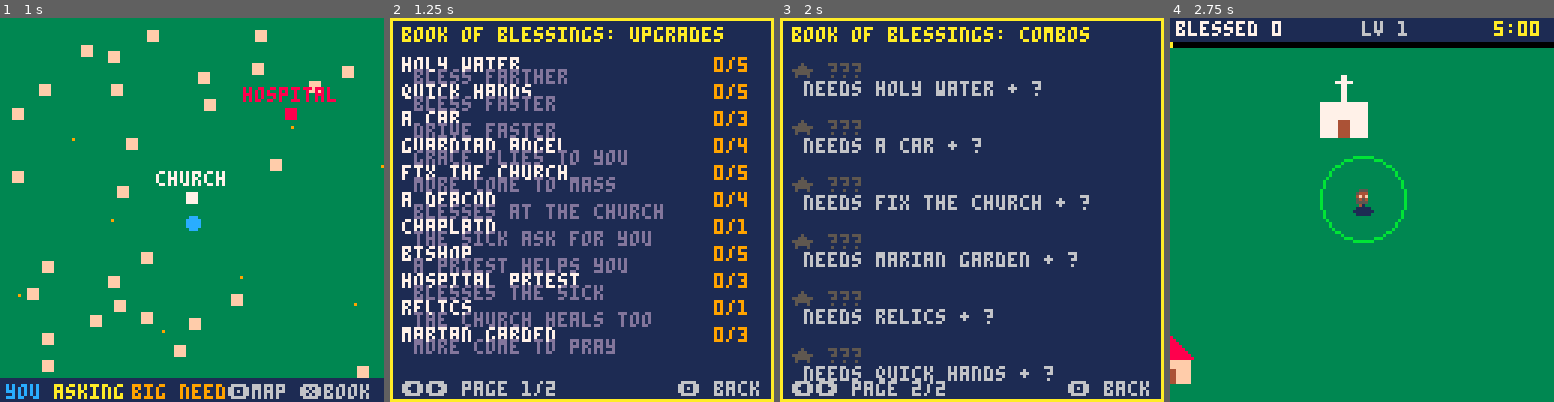
Above: before the commit, frames 1-4 (left to right).
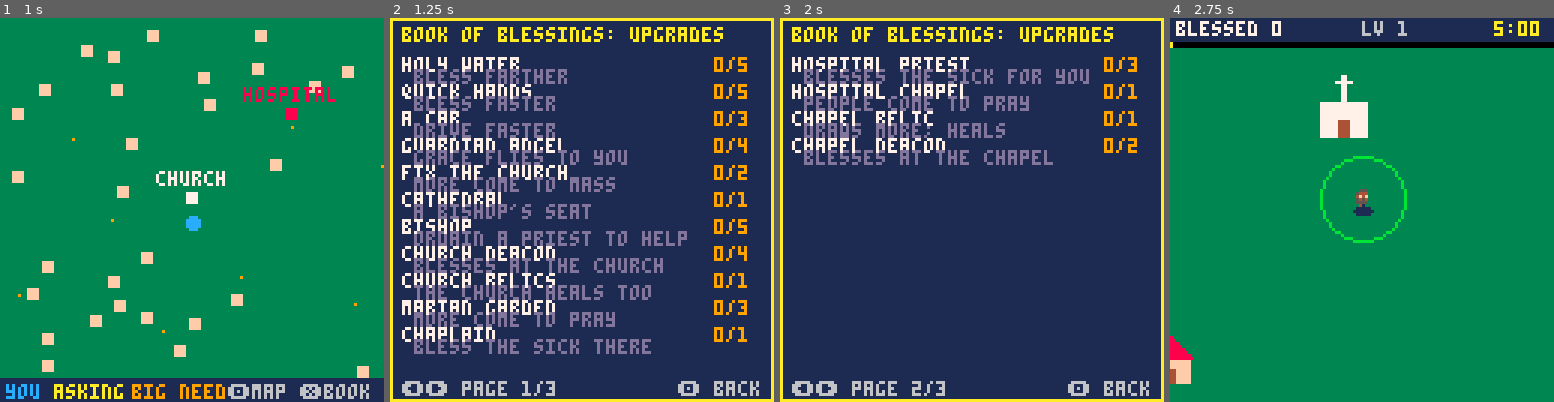
Above: after the commit, the same moments.

Repository: shalone86/sdcourses
Game: PICO-8 cartridge game/blessed.p8
Same seed, same stepped clock (60 frames per second), same inputs: the game is played once before the commit and once after it.
Inputs:
- Up to frame 1 (1 s): tap X (X key) at 0.33 s; tap O (Z key) at 0.7 s
- Up to frame 2 (1.25 s): tap X (X key) at 1.07 s
- Up to frame 3 (2 s): hold Right from 1.6 s (still down); tap O (Z key) at 1.7 s; tap X (X key) at 1.85 s
- Up to frame 4 (2.75 s): release Right at 2.1 s; tap O (Z key) at 2.1, 2.5 s; hold Up 2.15-2.42 s; hold Right from 2.47 s (still down)

Frame 1 is identical in both runs. In frame 2, 7.9% of the frame differs, in the area x 3-93%, y 39-98%; in frame 3, 13%, in the area x 3-93%, y 2-98%; in frame 4, nothing differs.

Commit message:
Blessed!: church levels to a cathedral, then bishop; the hospital's sick count and its own path
Church: fix it twice, then the cathedral (a bishop's seat) unlocks the
bishop. Hospital: a number of sick grows all day; as chaplain you bless
them by standing near (past 9 they count as missed); then a hospital
priest (no bishop needed), a chapel beside the hospital that draws
people from town, a chapel relic and chapel deacons. The cathedral combo
is now cathedral chapter. The book has three pages. Donations and the
coffee shop are saved in IDEAS.md.

Co-Authored-By: Claude Opus 5.5 <noreply@anthropic.com>
Claude-Session: https://claude.ai/code/session_014A5HNbCtgPJAi8nNk3cpQw

Diff:
--- a/game/blessed.p8
+++ b/game/blessed.p8
@@ -21,6 +21,7 @@
 s_decor={40,41,42,43,44,45}
 -- 16x16 buildings
 s_house=48 s_church=50 s_hosp=52
+s_chapel=54
 
 world=512   -- town size in pixels
             -- (it wraps around)
@@ -29,6 +30,7 @@
             -- each person missed
 church_x,church_y=248,232
 hosp_x,hosp_y=380,120
+chapel_x,chapel_y=356,120 -- beside the hospital
 
 -- @parts (npm run pico8 writes this from game/sprites.json)
 parts={[1]="clothes",[4]="skin",[5]="hair",[15]="eyes"}
@@ -60,8 +62,13 @@
  people={} fx={} drops={}
  helpers={} graces={} items={}
  deacons=0 church=0 dcd=0
- chap=false bishop=false
+ chap=false bishop=false cath=false
  relics=false garden=0 pow=1
+ -- the hospital: a number of sick
+ -- people that grows all day
+ hosp_need=0 hosp_priests=0
+ chapel=false chapel_relic=false
+ chapel_deacons=0 ccd=0
  -- grace left at the church and
  -- hospital waits there for you
  church_pile=0 hosp_pile=0
@@ -96,23 +103,43 @@
   f=function() p.spd+=0.4 end},
  {n="guardian angel",d="grace flies to you",max=4,
   f=function() p.mag+=10 end},
- {n="fix the church",d="more come to mass",max=5,
+ -- the church path: fix it twice,
+ -- then it becomes a cathedral,
+ -- the bishop's church
+ {n="fix the church",d="more come to mass",max=2,
   f=function() church+=1 end},
- {n="a deacon",d="blesses at the church",max=4,
+ {n="cathedral",d="a bishop's seat",max=1,
+  ok=function() return church>=2 end,
+  f=function() church=3 cath=true end},
+ {n="bishop",d="ordain a priest to help",max=5,
+  ok=function() return cath end,
+  f=function() bishop=true add_helper(false) end},
+ {n="church deacon",d="blesses at the church",max=4,
   f=function() deacons+=1 end},
- {n="chaplain",d="the sick ask for you",max=1,
-  f=function() chap=true end},
- {n="bishop",d="a priest helps you",max=5,
-  f=function() bishop=true add_helper(false) end},
- {n="hospital priest",d="blesses the sick",max=3,
-  ok=function() return bishop and chap end,
-  f=function() add_helper(true) end},
- {n="relics",d="the church heals too",max=1,
+ {n="church relics",d="the church heals too",max=1,
   ok=function() return church>0 end,
   f=function() relics=true end},
  {n="marian garden",d="more come to pray",max=3,
   ok=function() return church>0 end,
   f=function() garden+=1 end},
+ -- the hospital path
+ {n="chaplain",d="bless the sick there",max=1,
+  f=function() chap=true end},
+ {n="hospital priest",d="blesses the sick for you",max=3,
+  ok=function() return chap end,
+  f=function() hosp_priests+=1 add_helper(true) end},
+ {n="hospital chapel",d="people come to pray",max=1,
+  ok=function() return hosp_priests>0 end,
+  f=function()
+   chapel=true
+   add(bldg,{x=chapel_x,y=chapel_y,s=s_chapel,k="chapel"})
+  end},
+ {n="chapel relic",d="draws more; heals",max=1,
+  ok=function() return chapel end,
+  f=function() chapel_relic=true end},
+ {n="chapel deacon",d="blesses at the chapel",max=2,
+  ok=function() return chapel end,
+  f=function() chapel_deacons+=1 end},
 }
 
 function l(n) return lv[n] or 0 end
@@ -129,13 +156,13 @@
  {n="parish van",r="a car 2 + guardian angel 2",h="a car",d="priests ride, angel x2",
   ok=function() return l("a car")>=2 and l("guardian angel")>=2 end,
   f=function() van=true p.mag*=2 end},
- {n="cathedral",r="fix the church 3 + bishop",h="fix the church",d="church grace comes to you",
-  ok=function() return church>=3 and bishop end,
-  f=function() cathedral=true end},
- {n="rosary group",r="marian garden + 2 deacons",h="marian garden",d="all grace comes, often",
+ {n="cathedral chapter",r="cathedral + bishop",h="cathedral",d="church grace comes to you",
+  ok=function() return bishop end,
+  f=function() chapter=true end},
+ {n="rosary group",r="marian garden + 2 church deacons",h="marian garden",d="all grace comes, often",
   ok=function() return garden>0 and deacons>=2 end,
   f=function() rosary_group=true end},
- {n="healing relics",r="relics + chaplain",h="relics",d="the hospital heals too",
+ {n="healing relics",r="church relics + chaplain",h="church relics",d="the hospital heals too",
   ok=function() return relics and chap end,
   f=function() hosp_relic=true end},
  {n="house calls",r="a car + quick hands 2",h="quick hands",d="house blessings take half",
@@ -188,6 +215,7 @@
 
 function free(x,y)
  if abs(x-256)<40 and abs(y-260)<40 then return false end
+ if abs(x-chapel_x)<32 and abs(y-chapel_y)<32 then return false end
  for b in all(bldg) do
   if abs(b.x-x)<32 and abs(b.y-y)<32 then return false end
  end
@@ -308,9 +336,25 @@
  q.ty=church_y+19+rnd(12)
 end
 
-function spawn_sick()
- local q=person(hosp_x-6+rnd(28),hosp_y+19+rnd(8),"sick")
- q.wait=1200+rnd(300)
+-- with a chapel, people walk to the
+-- hospital to pray and be blessed
+function spawn_chapel()
+ local b=rnd(bldg)
+ local q=person(b.x+8,b.y+18,"chapel")
+ q.tx=chapel_x-6+rnd(28)
+ q.ty=chapel_y+19+rnd(10)
+end
+
+-- the sick in the hospital: one
+-- blessing makes the number 1 less
+function heal(n)
+ n=min(n,hosp_need)
+ if n<=0 then return end
+ hosp_need-=n score+=n
+ hosp_pile+=n
+ splash(hosp_x+8,hosp_y+8,10)
+ add(fx,{x=hosp_x+8,y=hosp_y-4,t=20,s="\143",c=10})
+ sfx(0)
 end
 
 -- one blessing for one person
@@ -446,7 +490,8 @@
   return
  end
  if state=="book" then
-  if btnp(0) or btnp(1) then page=3-page end
+  if btnp(0) then page=(page-2)%3+1 end
+  if btnp(1) then page=page%3+1 end
   if btnp(4) or btnp(5) then state=book_from end
   return
  end
@@ -503,7 +548,17 @@
  if t%max(10,40-t\900)==0 then spawn_walker() end
  if t%240==0 then spawn_home() end
  if t%max(20,150-church*20-garden*20)==0 then spawn_church() end
- if chap and t%180==0 then spawn_sick() end
+ -- the sick: more as the day goes on.
+ -- once you're chaplain, the ones
+ -- past 9 count as missed
+ if t%max(60,150-t\60)==0 then
+  if hosp_need<9 then hosp_need+=1
+  elseif chap then
+   missed+=1 t+=miss_cost*30 sfx(4)
+   add(fx,{x=hosp_x+8,y=hosp_y-4,t=30,s="-"..miss_cost.."s",c=8})
+  end
+ end
+ if chapel and t%(chapel_relic and 70 or 140)==0 then spawn_chapel() end
  -- a big need about every 45 s
  if t%1350==600 then spawn_event() end
  if t%450==0 then
@@ -514,20 +569,20 @@
  -- go to mass; the rest stay put
  for q in all(people) do
   local tx,ty=p.x,p.y
-  if q.k=="church" then tx,ty=q.tx,q.ty end
-  if q.k=="walk" or q.k=="church" then
+  if q.tx then tx,ty=q.tx,q.ty end
+  if q.k=="walk" or q.tx then
    if not near(q.x,q.y,tx,ty,6) then
     local a=atan2(wd(tx,q.x),wd(ty,q.y))
     q.x=(q.x+cos(a)*q.spd)%world
     q.y=(q.y+sin(a)*q.spd)%world
     q.fl=cos(a)<0
-   elseif q.k=="church" then
+   elseif q.tx then
     q.there=true
    end
   end
   -- churchgoers start waiting
-  -- once they're at church
-  if q.k!="church" or q.there then q.wait-=1 end
+  -- once they're there
+  if not q.tx or q.there then q.wait-=1 end
   if q.wait<=0 then miss(q) end
  end
 
@@ -537,6 +592,20 @@
   p.cd=p.rate
   splash(p.x,p.y-4,p.r)
   bless(p.x,p.y-4,p.r)
+  -- at the hospital, as chaplain
+  if chap and near(p.x,p.y,hosp_x+8,hosp_y+20,p.r+14) then
+   heal(pow)
+  end
+ end
+
+ -- chapel deacons
+ if chapel_deacons>0 then
+  ccd-=1
+  if ccd<=0 then
+   ccd=max(20,70-chapel_deacons*20)
+   splash(chapel_x+8,chapel_y+24,22)
+   bless(chapel_x+8,chapel_y+24,24,"chapel")
+  end
  end
 
  -- deacons bless at the church
@@ -554,7 +623,8 @@
  -- the combo, the hospital) heals
  if t%120==0 then
   if relics then bless(church_x+8,church_y+22,24,"church") end
-  if hosp_relic then bless(hosp_x+8,hosp_y+22,24,"sick") end
+  if chapel_relic then bless(chapel_x+8,chapel_y+24,24,"chapel") end
+  if hosp_relic then heal(1) end
  end
  if rosary_group and t%900==0 then
   for g in all(graces) do g.pull=true end
@@ -562,7 +632,7 @@
  end
 
  -- piles: go there to collect them
- if cathedral or near(p.x,p.y,church_x+8,church_y+24,22) then
+ if chapter or near(p.x,p.y,church_x+8,church_y+24,22) then
   if church_pile>0 then xp+=church_pile church_pile=0 sfx(1) end
  end
  if hosp_relic or near(p.x,p.y,hosp_x+8,hosp_y+24,22) then
@@ -601,16 +671,28 @@
 end
 
 -- the bishop's priests: one person
--- or one grace at a time. town
--- priests stay on your screen;
--- hospital priests stay there.
+-- or one grace at a time, and they
+-- stay on your screen. hospital
+-- priests stay there and bless
+-- the sick.
 function helper(h)
+ if h.hosp then
+  local tx,ty=hosp_x+8+h.ox/2,hosp_y+22
+  if not near(h.x,h.y,tx,ty,3) then
+   local a=atan2(wd(tx,h.x),wd(ty,h.y))
+   h.x=(h.x+cos(a)*1.5)%world h.y=(h.y+sin(a)*1.5)%world
+   h.fl=cos(a)<0
+  else
+   h.cd-=1
+   if h.cd<=0 and hosp_need>0 then h.cd=60 heal(1) end
+  end
+  return
+ end
  local cx,cy,range=p.x,p.y,60
  if h.hosp then cx,cy,range=hosp_x+8,hosp_y+22,30 end
  local tg,best=nil,999
  for q in all(people) do
-  if (not h.hosp or q.k=="sick")
-   and abs(wd(q.x,cx))<range and abs(wd(q.y,cy))<range then
+  if abs(wd(q.x,cx))<range and abs(wd(q.y,cy))<range then
    local d=abs(wd(q.x,h.x))+abs(wd(q.y,h.y))
    if d<best then tg,best=q,d end
   end
@@ -680,7 +762,11 @@
 
 function shape(b)
  local x,y=b.x,b.y
- if b.k=="church" then
+ if b.k=="chapel" then
+  rectfill(x+3,y+8,x+12,y+15,7)
+  rectfill(x+7,y+2,x+8,y+8,7)
+  line(x+5,y+4,x+10,y+4,7)
+ elseif b.k=="church" then
   rectfill(x,y+4,x+15,y+15,7)
   rectfill(x+7,y-5,x+8,y+4,7)
   line(x+5,y-3,x+10,y-3,7)
@@ -724,7 +810,7 @@
   if b.s then
    local c=15
    if b.k=="church" then c=7
-   elseif b.k=="hosp" then c=8 end
+   elseif b.k=="hosp" or b.k=="chapel" then c=8 end
    rectfill(b.x/4,b.y/4,b.x/4+3,b.y/4+3,c)
   end
  end
@@ -741,6 +827,7 @@
  -- grace waiting at each
  if church_pile>0 then print(church_pile,church_x/4+5,church_y/4,10) end
  if hosp_pile>0 then print(hosp_pile,hosp_x/4+5,hosp_y/4,10) end
+ if hosp_need>0 then print("+"..hosp_need,hosp_x/4-2,hosp_y/4+6,chap and 8 or 5) end
  circfill(p.x/4,p.y/4,2,t%10<5 and 12 or 7)
  rectfill(0,120,127,127,1)
  print("you",2,122,12)
@@ -755,11 +842,11 @@
 function draw_book()
  cls(1)
  rect(0,0,127,127,10)
- if page==1 then
+ if page<3 then
   print("book of blessings: upgrades",4,3,10)
-  for i=1,#ups do
+  for i=page*11-10,min(#ups,page*11) do
    local u=ups[i]
-   local y=4+i*9
+   local y=4+(i-page*11+11)*9
    print(u.n,4,y,7)
    print(l(u.n).."/"..u.max,108,y,9)
    print(u.d,8,y+4,13)
@@ -780,7 +867,7 @@
    end
   end
  end
- print("\139\145 page "..page.."/2",4,121,6)
+ print("\139\145 page "..page.."/3",4,121,6)
  print("\142 back",96,121,6)
 end
 
@@ -816,6 +903,16 @@
   print(church_pile,church_x+12,church_y+24,10)
  end
  at(hosp_x,hosp_y)
+ -- how many sick need a blessing
+ -- (grey until you're chaplain)
+ if hosp_need>0 then
+  local c=5
+  if chap then c=8 if hosp_need>=7 and t%10<5 then c=7 end end
+  print("+"..hosp_need,hosp_x+3,hosp_y-12,c)
+ end
+ for i=1,chapel_deacons do
+  sprite(s_deacon,chapel_x+i*6,chapel_y+24,false,9)
+ end
  if hosp_pile>0 then
   thing(s_grace,hosp_x+8,hosp_y+26,10)
   print(hosp_pile,hosp_x+12,hosp_y+24,10)
@@ -859,13 +956,20 @@
  -- off the screen: who's waiting
  -- at home or at the hospital
  for q in all(people) do
-  if q.k!="walk" and q.k!="church" then
+  if q.k=="home" or q.ev then
    local sx,sy=wd(q.x,p.x)+64,wd(q.y,p.y)+60
    if sx<0 or sx>127 or sy<10 or sy>127 then
     local c=10
-    if q.ev then c=9 elseif q.k=="sick" then c=8 end
+    if q.ev then c=9 end
     circfill(mid(2,sx,125),mid(13,sy,125),1,c)
    end
+  end
+ end
+ -- the hospital, when it's filling up
+ if chap and hosp_need>=5 then
+  local sx,sy=wd(hosp_x+8,p.x)+64,wd(hosp_y+8,p.y)+60
+  if sx<0 or sx>127 or sy<10 or sy>127 then
+   circfill(mid(2,sx,125),mid(13,sy,125),1,8)
   end
  end
 
Not shown, changed: game/IDEAS.md
Not shown, changed: game/sprites.json
